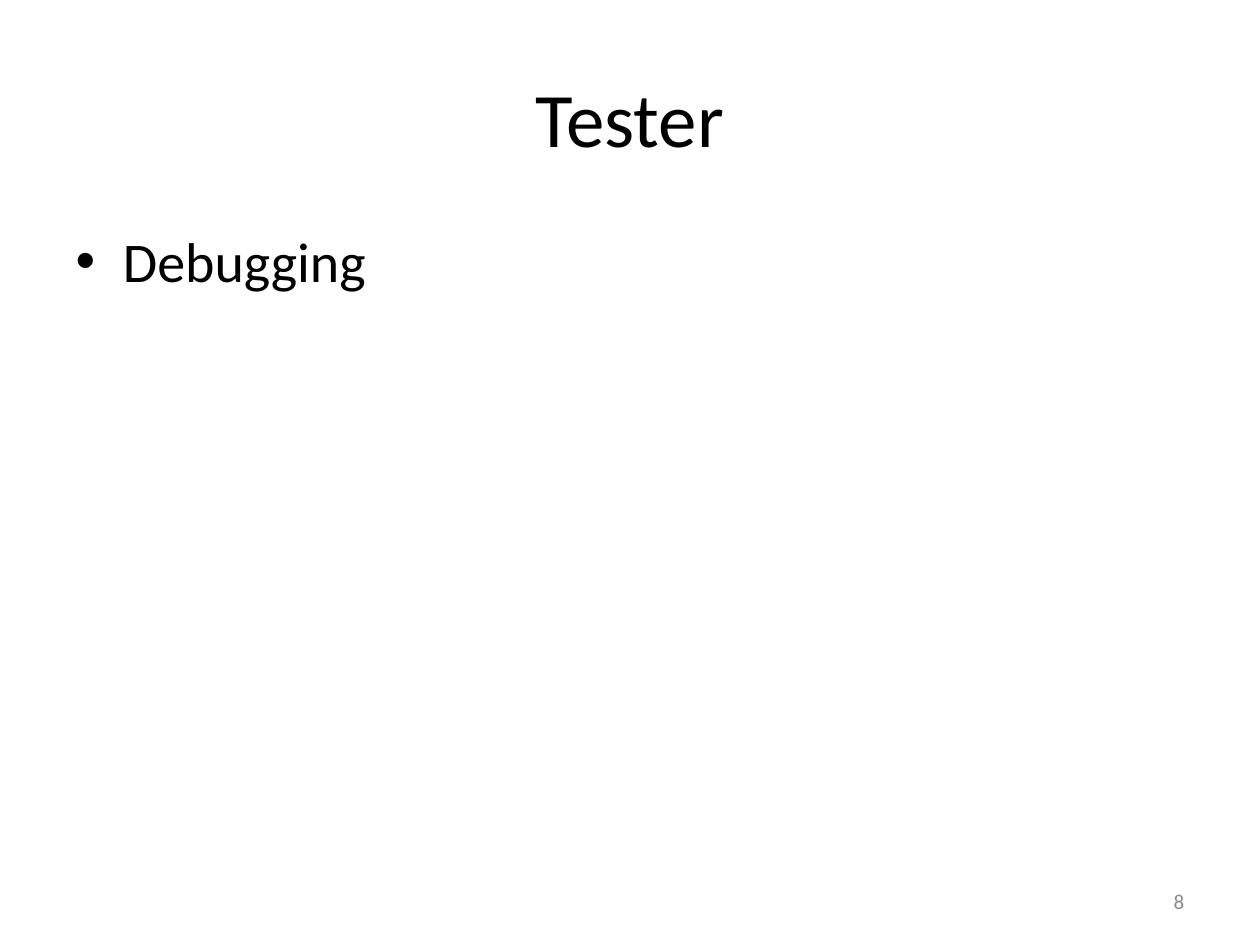
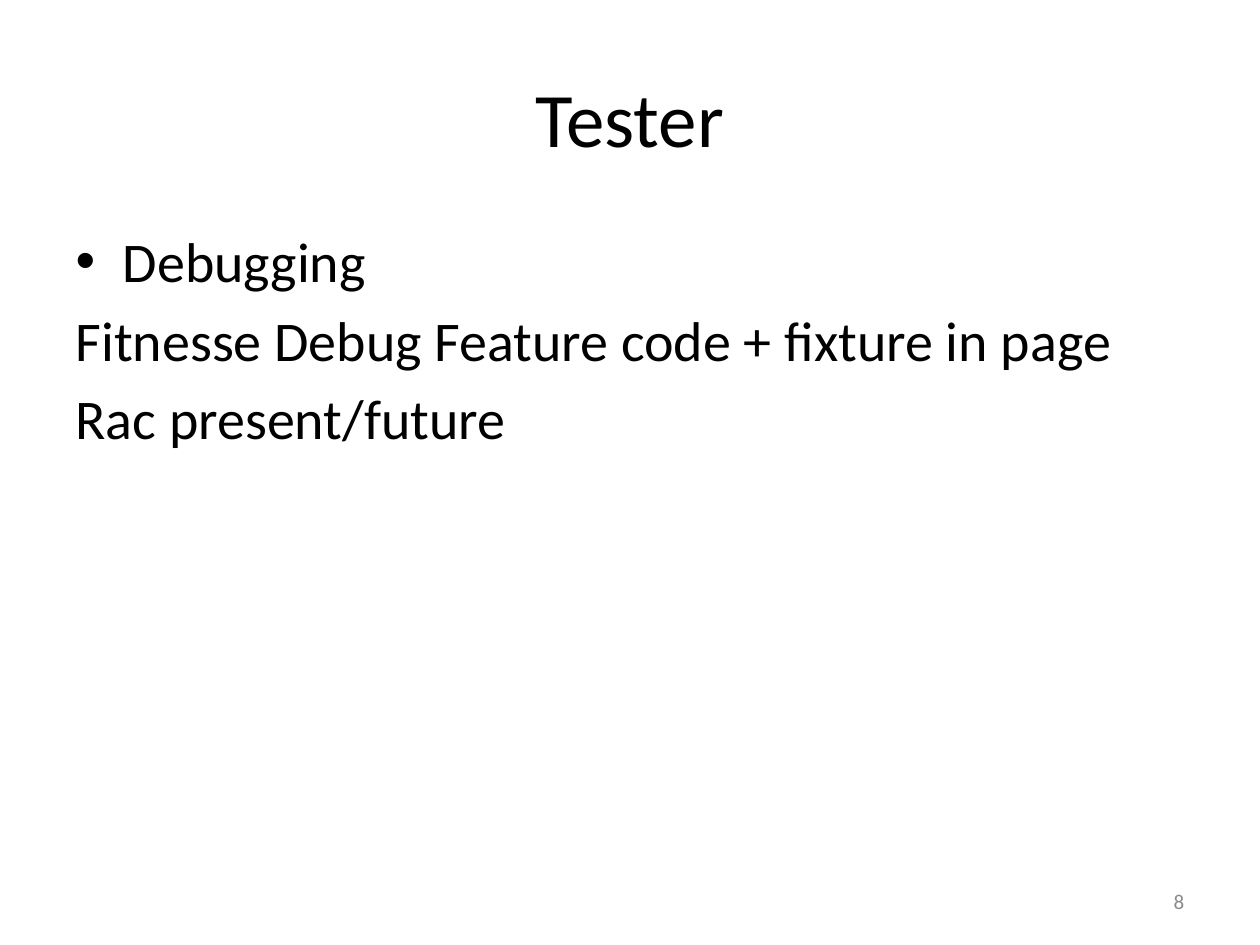
Before and after one commit to msuarz/portfolio, a slide deck: slide 8 of agile2011/presentation.pptx. Drawn at 1260x945 pixels with LibreOffice and Linux fonts; fonts in the diff are those of the drawing. Boxes give left, top, right and bottom in pixels: in the first picture for what was removed or moved away, otherwise in the second. Text is boxed around its words. In the diff, an @@ line names an element or a change of style, - is before the commit and + after.

```diff
--- a/agile2011/presentation.pptx
+++ b/agile2011/presentation.pptx
@@ text at (76, 322, 1111, 448): paragraphs added @@
+Fitnesse Debug Feature code + fixture in page
+Rac present/future
```
Also in this commit, not shown: 12 other slides changed, 1 slide added, 2 slides removed, 1 other file.
